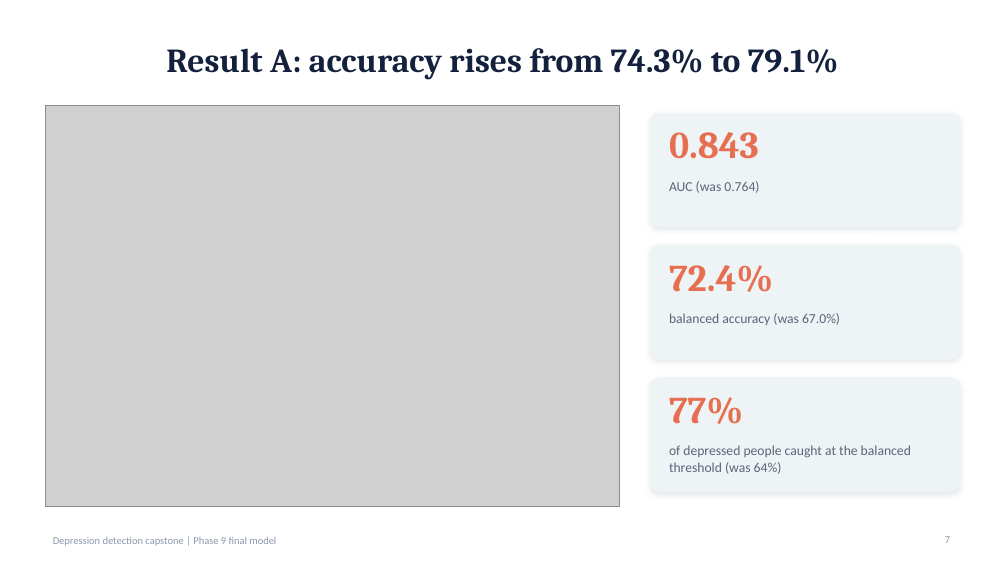
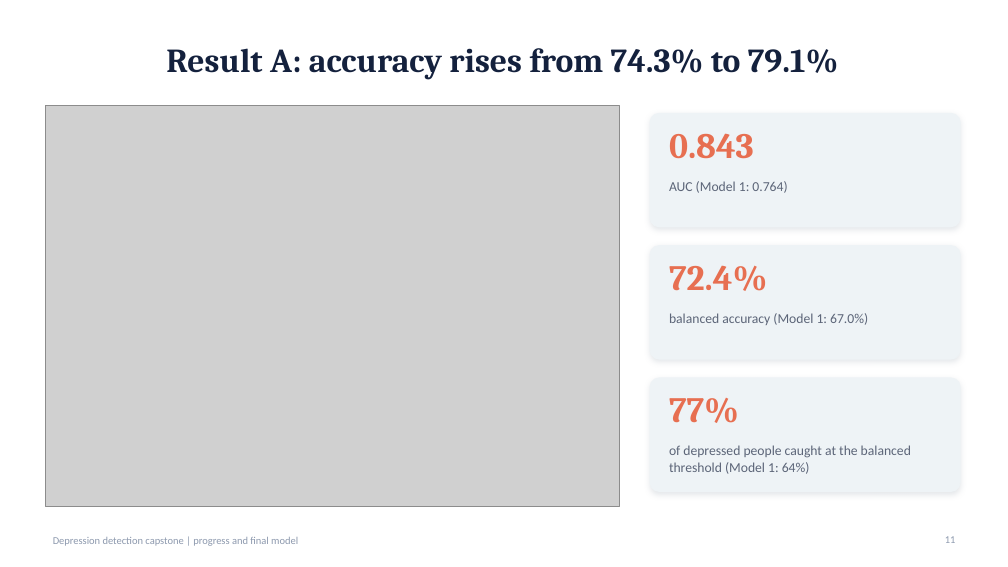
Before and after one commit to Vivan182005/depression-detection, a slide deck: slide 11 of reports/research_v2/Final_Model_Results.pptx (slide 7 before the commit). Drawn at 1008x567 pixels with LibreOffice and Linux fonts; fonts in the diff are those of the drawing; grey boxes stand for pictures. Boxes give left, top, right and bottom in pixels: in the first picture for what was removed or moved away, otherwise in the second. Text is boxed around its words. In the diff, an @@ line names an element or a change of style, - is before the commit and + after.

```diff
--- a/reports/research_v2/Final_Model_Results.pptx
+++ b/reports/research_v2/Final_Model_Results.pptx
@@ text at <box>669,181,787,193</box>: text changed @@
-AUC (was 0.764)
+AUC (Model 1: 0.764)
@@ text at <box>669,313,868,325</box>: text changed @@
-balanced accuracy (was 67.0%)
+balanced accuracy (Model 1: 67.0%)
@@ size 36 to 34 pt in 3 elements at <box>669,133,754,159</box>, <box>669,265,767,291</box>, <box>669,398,739,423</box> @@
@@ text at <box>669,445,911,474</box>: text changed @@
-of depressed people caught at the balanced threshold (was 64%)
+of depressed people caught at the balanced threshold (Model 1: 64%)
@@ text at <box>53,537,298,546</box>: text changed @@
-Depression detection capstone | Phase 9 final model
+Depression detection capstone | progress and final model
@@ page number at <box>945,536,956,543</box>: text changed @@
-7
+11
```
Also in this commit, not shown: 9 other slides changed, 13 slides added, 3 slides removed, 5 other files.
